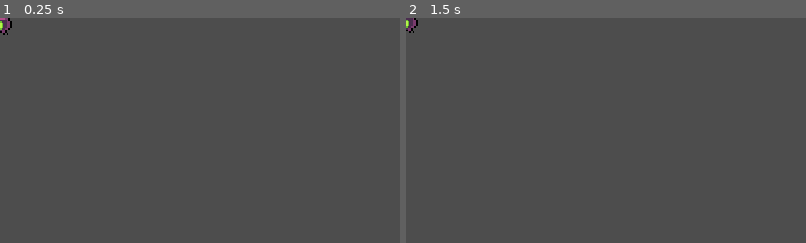
Above: before the commit, frames 1-2 (left to right).
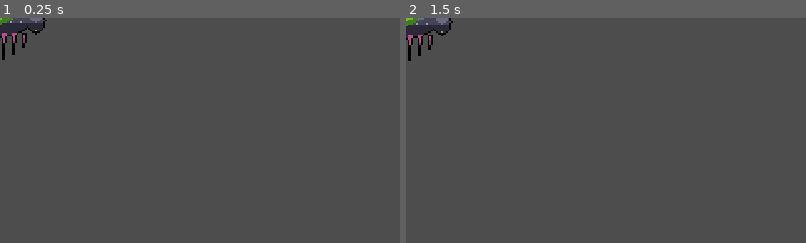
Above: after the commit, the same moments.

Repository: jaredoka/pale-orbit
Game: Godot game, scene res://scenes/boss/HiveQueen.tscn
Two runs of this game, one before a commit and one after it. Both use one fixed random seed, a clock stepped at 60 frames per second and the inputs below. This scene is started directly instead of the project's main scene.
Inputs:
- Up to frame 1 (0.25 s): no input
- Up to frame 2 (1.5 s): hold D (move_right) 0.53-1.28 s; hold S (move_down) from 1.28 s (still down)
The pictures show only the part of the screen within x 0-50%, y 0-50%; the shares and areas given below are measured in that part.

The runs differ from the first frame. In frame 1, 0.9% of the frame differs, in the area x 0-12%, y 0-19%; in frame 2, 0.9%, in the area x 0-12%, y 0-20%.

Commit message:
Boss: drone boss visuals (64x64) with pixel-derived hitbox
New drone_boss sheets (committed in previous commit) generated from
art/scripts/drone_boss_*.py via the pixel-art-32 pipeline; HiveQueen scene
now uses entity 'drone_boss'. EnemyBase gains opt-in hitbox_from_sprite:
collision polygons traced from the idle frame's opaque pixels, replacing the
placeholder rects, so future sheet swaps reshape collision automatically.
HP bar raised to clear the taller sprite. ARCHITECTURE.md updated.

Co-Authored-By: Claude Fable 5 <noreply@anthropic.com>

Diff:
--- a/scenes/boss/HiveQueen.tscn
+++ b/scenes/boss/HiveQueen.tscn
@@ -13,7 +13,8 @@
 max_hp = 250.0
 contact_damage = 1.0
 sheet_dir = "res://assets/sprites/boss/"
-entity = "hive_queen"
+entity = "drone_boss"
+hitbox_from_sprite = true
 
 [node name="Anim" type="AnimatedSprite2D" parent="."]
 
@@ -28,5 +29,5 @@
 shape = SubResource("shape_queen")
 
 [node name="HpBar" type="Node2D" parent="."]
-position = Vector2(0, -22)
+position = Vector2(0, -38)
 script = ExtResource("2_bar")
--- a/scenes/enemies/enemy_base.gd
+++ b/scenes/enemies/enemy_base.gd
@@ -10,6 +10,7 @@
 @export var contact_damage: float = 0.5
 @export var sheet_dir: String = ""  # e.g. "res://assets/sprites/enemies/skitterer/"
 @export var entity: String = ""     # sheet prefix, e.g. "skitterer"
+@export var hitbox_from_sprite: bool = false  # derive collision from the idle frame's opaque pixels
 
 var hp: float
 
@@ -27,6 +28,37 @@
 			&"death": {path = sheet_dir + entity + "_death_4.png", frames = 4, fps = 10.0, loop = false},
 		})
 		sprite.play(&"idle")
+		if hitbox_from_sprite:
+			_fit_hitbox_to_sprite()
+
+
+## Replaces the placeholder rect shapes with polygons traced from the idle
+## frame's opaque pixels, so collision always matches the current sheet art.
+func _fit_hitbox_to_sprite() -> void:
+	var tex: Texture2D = sprite.sprite_frames.get_frame_texture(&"idle", 0)
+	if tex == null:
+		return
+	var img: Image = tex.get_image()
+	if img == null:
+		return
+	var bitmap := BitMap.new()
+	bitmap.create_from_image_alpha(img)
+	var polys := bitmap.opaque_to_polygons(Rect2i(Vector2i.ZERO, img.get_size()), 2.0)
+	if polys.is_empty():
+		return
+	$CollisionShape2D.disabled = true
+	$HurtBox/HurtShape.disabled = true
+	var offset := -Vector2(img.get_size()) / 2.0
+	for poly: PackedVector2Array in polys:
+		var pts := PackedVector2Array()
+		for p: Vector2 in poly:
+			pts.append(p + offset)
+		var body_poly := CollisionPolygon2D.new()
+		body_poly.polygon = pts
+		add_child(body_poly)
+		var hurt_poly := CollisionPolygon2D.new()
+		hurt_poly.polygon = pts
+		hurtbox.add_child(hurt_poly)
 
 
 func _physics_process(delta: float) -> void:
Not shown, added: art/scripts/drone_boss_sheets.py
Not shown, added: art/scripts/drone_boss_v1.py
Not shown, added: art/scripts/drone_boss_v2.py
Not shown, added: art/scripts/drone_boss_v3.py
Not shown, added: art/scripts/drone_boss_v4.py
Not shown, changed: docs/ARCHITECTURE.md
